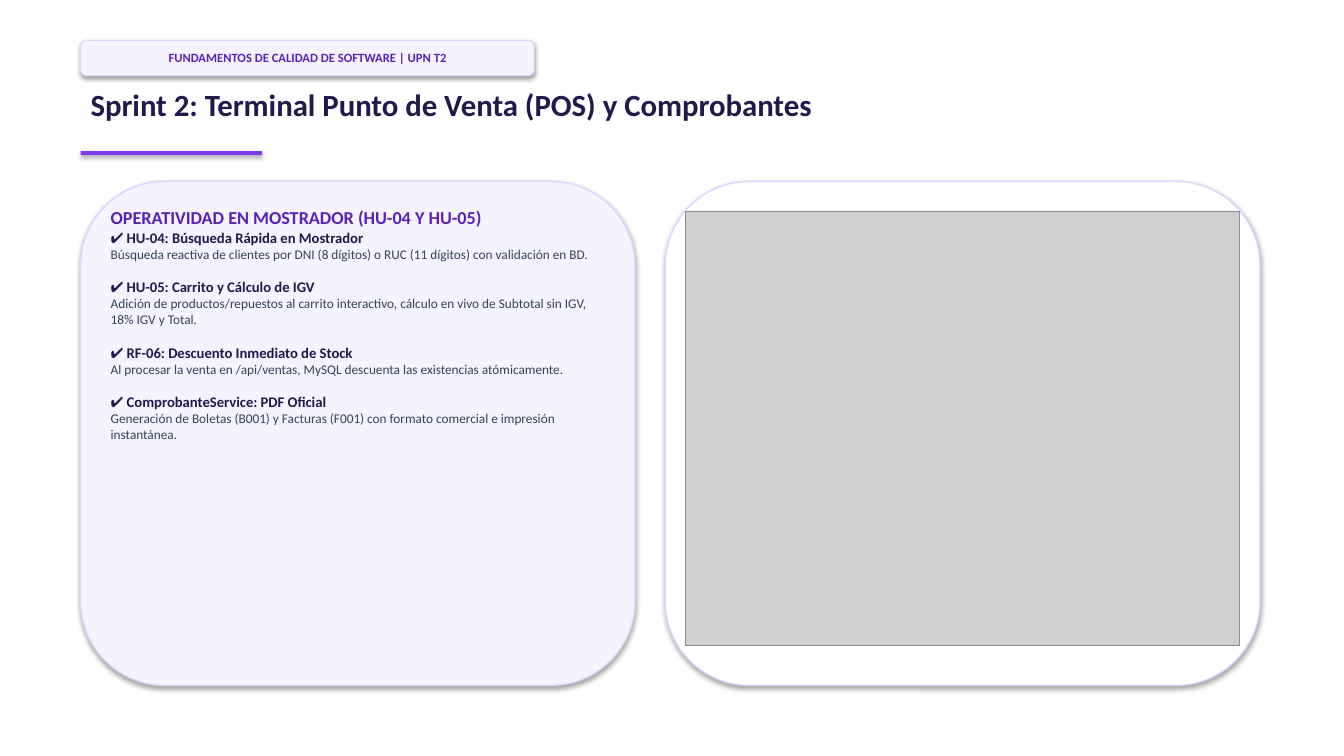
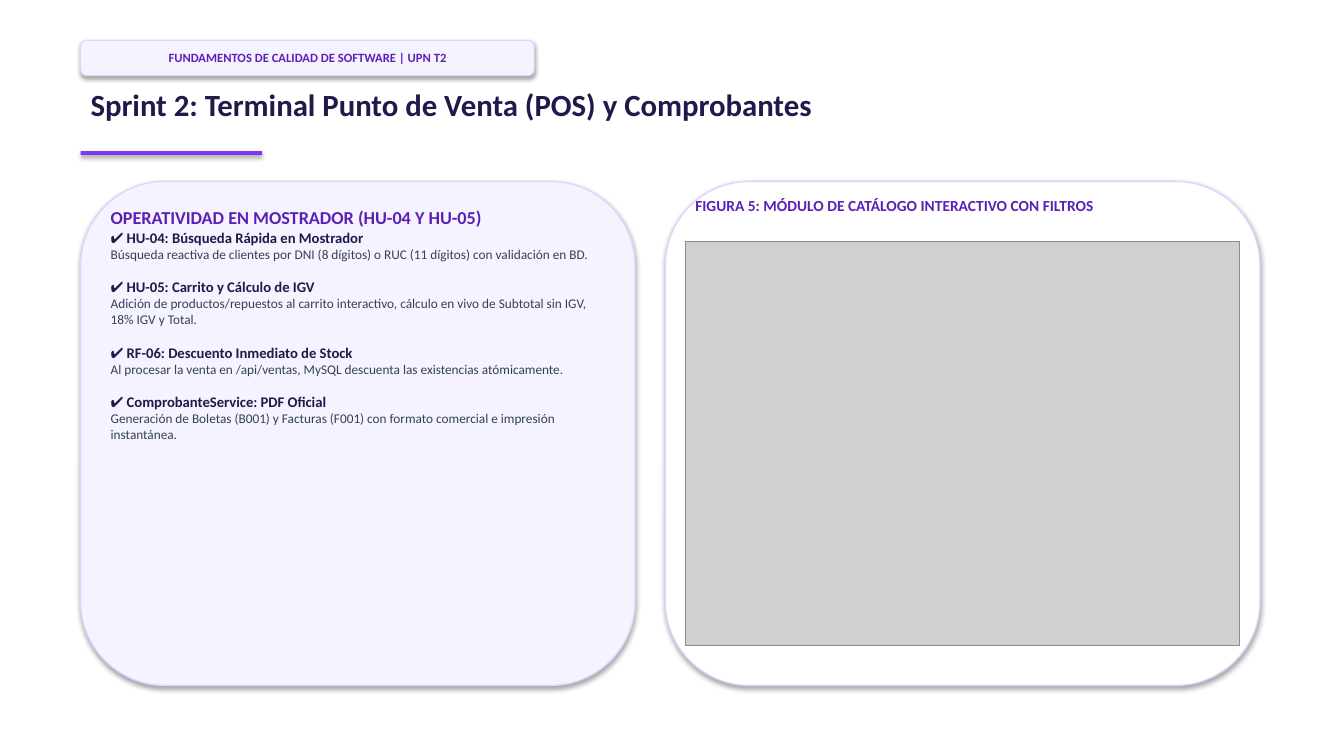
Before and after one commit to alevascan/ximasak, a slide deck: slide 7 of Exposicion_SIRVS_Ximasak_T2.pptx. Drawn at 1344x756 pixels with LibreOffice and Linux fonts; fonts in the diff are those of the drawing; grey boxes stand for pictures. Boxes give left, top, right and bottom in pixels: in the first picture for what was removed or moved away, otherwise in the second. Text is boxed around its words. In the diff, an @@ line names an element or a change of style, - is before the commit and + after.

Commit message:
Corregir mapeo exacto de figuras e imagenes del informe en el PPT

```diff
--- a/Exposicion_SIRVS_Ximasak_T2.pptx
+++ b/Exposicion_SIRVS_Ximasak_T2.pptx
@@ text added at [695, 198, 1093, 211], 11 pt, text #5B21B6, bold @@
+FIGURA 5: MÓDULO DE CATÁLOGO INTERACTIVO CON FILTROS
@@ picture: place and size @@
-picture at [686, 212, 1240, 645]
+picture at [686, 242, 1240, 645]
```
Also in this commit, not shown: 6 other slides changed.
